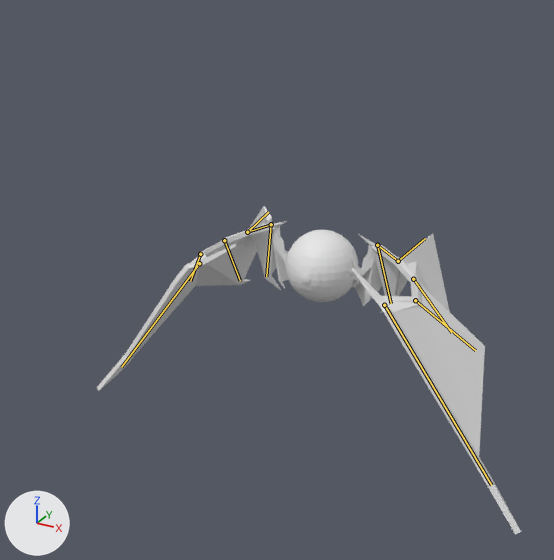
The Blender file BasicSht/TutorialSht/eyeBath.blend: old version first, new version second.
Both versions are drawn from a camera (50 mm lens) standing at (82.5, -175.6, 80.6) and looking at (-0.6, -24.4, 5.1). The axes (+X, +Y, +Z) are drawn at lower left. The lights are the same throughout. Both versions are drawn at frame 9 of the action 'ArmatureAction'; the numbers are the values there. The bones that change are drawn over the model as lines.

The first picture shows 'Eye', 'Wings', 'Wings01'.
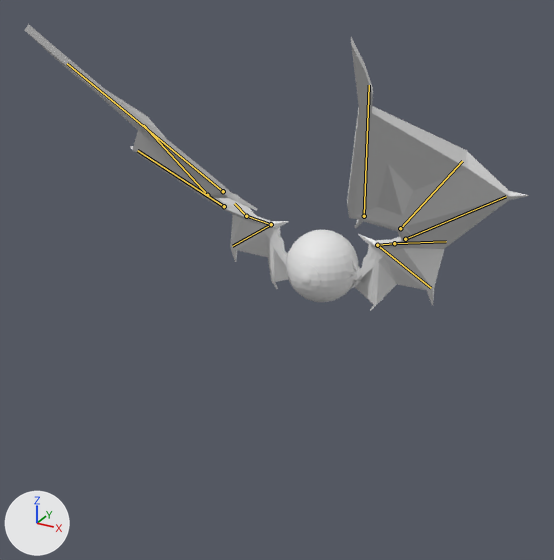
Where the change shows, as pixel boxes [x1, y1, x2, y2] in the pictures (554 x 560 px):
```json
{"object": "Wings", "change": "posed", "before": [344, 234, 521, 535], "after": [344, 37, 529, 310], "on screen": "9% shorter"}
{"object": "Wings01", "change": "posed", "before": [97, 206, 288, 391], "after": [25, 24, 289, 289], "on screen": "38% wider, 43% taller"}
{"bone": "Bone.001", "before": "(377, 245) to (398, 261)", "after": "(377, 245) to (394, 243)"}
{"bone": "Bone.009", "before": "(384, 305) to (491, 485)", "after": "(364, 216) to (369, 85)"}
{"bone": "Bone.008", "before": "(415, 300) to (475, 350)", "after": "(400, 228) to (462, 161)"}
{"bone": "Bone.007", "before": "(413, 279) to (451, 332)", "after": "(405, 239) to (506, 196)"}
{"bone": "Bone.006", "before": "(398, 261) to (425, 238)", "after": "(394, 243) to (446, 241)"}
{"bone": "Bone.005", "before": "(377, 245) to (391, 303)", "after": "(377, 245) to (431, 288)"}
{"bone": "Bone.001", "before": "(271, 224) to (247, 232)", "after": "(271, 224) to (246, 216)"}
{"bone": "Bone.009", "before": "(199, 263) to (121, 367)", "after": "(223, 191) to (67, 63)"}
{"bone": "Bone.008", "before": "(200, 254) to (190, 281)", "after": "(207, 195) to (143, 125)"}
{"bone": "Bone.007", "before": "(224, 240) to (240, 280)", "after": "(224, 206) to (137, 150)"}
{"bone": "Bone.006", "before": "(247, 232) to (268, 212)", "after": "(246, 216) to (234, 203)"}
{"bone": "Bone.005", "before": "(271, 224) to (266, 276)", "after": "(271, 224) to (232, 246)"}
```

The change, as JSON lines over the scene's bpy script:
```json
{"block": "bone_bone_001", "where": "bone_bone_001 = bpy.data.objects['Armature'].pose.bones['Bone.001']  # child of 'Bone'"}
{"op": "set", "path": "bone_bone_001.rotation_quaternion", "old": "(0.599, 0.429, 0.585, -0.226)", "new": "(0.895, 0.27, 0.355, 0.0)", "note": "degrees (115, 73, 57) -> degrees (39, 39, 14)"}
{"block": "bone_bone_009", "where": "bone_bone_009 = bpy.data.objects['Armature'].pose.bones['Bone.009']  # child of 'Bone.004'"}
{"op": "set", "path": "bone_bone_009.location", "old": "(0.5, 0.09, -0.28)", "new": "(0.74, -1.06, 0.31)"}
{"op": "set", "path": "bone_bone_009.rotation_quaternion", "old": "(0.924, 0.311, -0.227, 0.065)", "new": "(0.841, -0.153, 0.082, 0.513)", "note": "degrees (38, -27, -1) -> degrees (-10, 17, 61)"}
{"block": "bone_bone_008", "where": "bone_bone_008 = bpy.data.objects['Armature'].pose.bones['Bone.008']  # child of 'Bone.003'"}
{"op": "set", "path": "bone_bone_008.location", "old": "(0.09, -0.54, 0.25)", "new": "(-0.28, -0.49, -0.25)"}
{"op": "set", "path": "bone_bone_008.rotation_quaternion", "old": "(0.924, 0.383, -0.055, 0.054)", "new": "(0.841, -0.174, -0.122, 0.498)", "note": "degrees (45, -8, 3) -> degrees (-24, -2, 62)"}
{"block": "bone_bone_007", "where": "bone_bone_007 = bpy.data.objects['Armature'].pose.bones['Bone.007']  # child of 'Bone.002'"}
{"op": "set", "path": "bone_bone_007.location", "old": "(-0.36, -0.38, -0.09)", "new": "(-1.0, 0.43, -0.18)"}
{"op": "set", "path": "bone_bone_007.rotation_quaternion", "old": "(0.924, 0.381, 0.056, 0.065)", "new": "(0.841, -0.167, -0.049, 0.513)", "note": "degrees (45, 3, 9) -> degrees (-19, 5, 62)"}
{"block": "bone_bone_006", "where": "bone_bone_006 = bpy.data.objects['Armature'].pose.bones['Bone.006']  # child of 'Bone.001'"}
{"op": "set", "path": "bone_bone_006.location", "old": "(-0.01, 0.14, 0.35)", "new": "(-0.12, 0.08, 0.03)"}
{"op": "set", "path": "bone_bone_006.rotation_quaternion", "old": "(0.947, 0.193, 0.248, -0.057)", "new": "(0.997, 0.0, -0.027, 0.068)", "note": "degrees (23, 30, -1) -> degrees (0, -3, 8)"}
{"block": "bone_bone_005", "where": "bone_bone_005 = bpy.data.objects['Armature'].pose.bones['Bone.005']  # child of 'Bone'"}
{"op": "set", "path": "bone_bone_005.location", "old": "(-0.33, 0.0, 0.0)", "new": "(-0.1, 0.26, 0.0)"}
{"op": "set", "path": "bone_bone_005.rotation_quaternion", "old": "(0.948, -0.05, 0.132, -0.284)", "new": "(0.987, -0.094, 0.105, 0.073)", "note": "degrees (-10, 13, -35) -> degrees (-10, 13, 7)"}
{"block": "bone_bone_001_", "where": "bone_bone_001_ = bpy.data.objects['Armature.001'].pose.bones['Bone.001']  # child of 'Bone'"}
{"op": "set", "path": "bone_bone_001_.rotation_quaternion", "old": "(0.597, -0.428, -0.584, -0.234)", "new": "(0.895, -0.27, -0.355, 0.0)", "note": "degrees (-115, -74, 57) -> degrees (-39, -39, 14)"}
{"block": "bone_bone_009_", "where": "bone_bone_009_ = bpy.data.objects['Armature.001'].pose.bones['Bone.009']  # child of 'Bone.004'"}
{"op": "set", "path": "bone_bone_009_.location", "old": "(0.4, -0.01, 0.31)", "new": "(0.64, -1.04, -0.26)"}
{"op": "set", "path": "bone_bone_009_.rotation_quaternion", "old": "(0.93, -0.301, 0.205, 0.066)", "new": "(0.867, 0.131, -0.069, 0.476)", "note": "degrees (-36, 25, 0) -> degrees (10, -14, 56)"}
{"block": "bone_bone_008_", "where": "bone_bone_008_ = bpy.data.objects['Armature.001'].pose.bones['Bone.008']  # child of 'Bone.003'"}
{"op": "set", "path": "bone_bone_008_.location", "old": "(0.07, -0.5, -0.23)", "new": "(-0.26, -0.48, 0.23)"}
{"op": "set", "path": "bone_bone_008_.rotation_quaternion", "old": "(0.93, -0.364, 0.042, 0.058)", "new": "(0.867, 0.147, 0.114, 0.462)", "note": "degrees (-42, 7, 4) -> degrees (21, 4, 57)"}
{"block": "bone_bone_007_", "where": "bone_bone_007_ = bpy.data.objects['Armature.001'].pose.bones['Bone.007']  # child of 'Bone.002'"}
{"op": "set", "path": "bone_bone_007_.location", "old": "(-0.3, -0.34, 0.04)", "new": "(-0.89, 0.39, 0.15)"}
{"op": "set", "path": "bone_bone_007_.rotation_quaternion", "old": "(0.93, -0.359, -0.064, 0.066)", "new": "(0.867, 0.141, 0.042, 0.476)", "note": "degrees (-43, -4, 10) -> degrees (17, -3, 57)"}
{"block": "bone_bone_006_", "where": "bone_bone_006_ = bpy.data.objects['Armature.001'].pose.bones['Bone.006']  # child of 'Bone.001'"}
{"op": "set", "path": "bone_bone_006_.location", "old": "(-0.02, 0.16, -0.38)", "new": "(-0.14, 0.1, -0.04)"}
{"op": "set", "path": "bone_bone_006_.rotation_quaternion", "old": "(0.94, -0.211, -0.261, -0.056)", "new": "(0.996, 0.0, 0.032, 0.081)", "note": "degrees (-25, -31, 0) -> degrees (0, 4, 9)"}
{"block": "bone_bone_005_", "where": "bone_bone_005_ = bpy.data.objects['Armature.001'].pose.bones['Bone.005']  # child of 'Bone'"}
{"op": "set", "path": "bone_bone_005_.location", "old": "(-0.37, 0.04, 0.0)", "new": "(-0.13, 0.31, 0.0)"}
{"op": "set", "path": "bone_bone_005_.rotation_quaternion", "old": "(0.944, 0.044, -0.134, -0.298)", "new": "(0.986, 0.092, -0.107, 0.086)", "note": "degrees (10, -13, -36) -> degrees (10, -13, 9)"}
```
